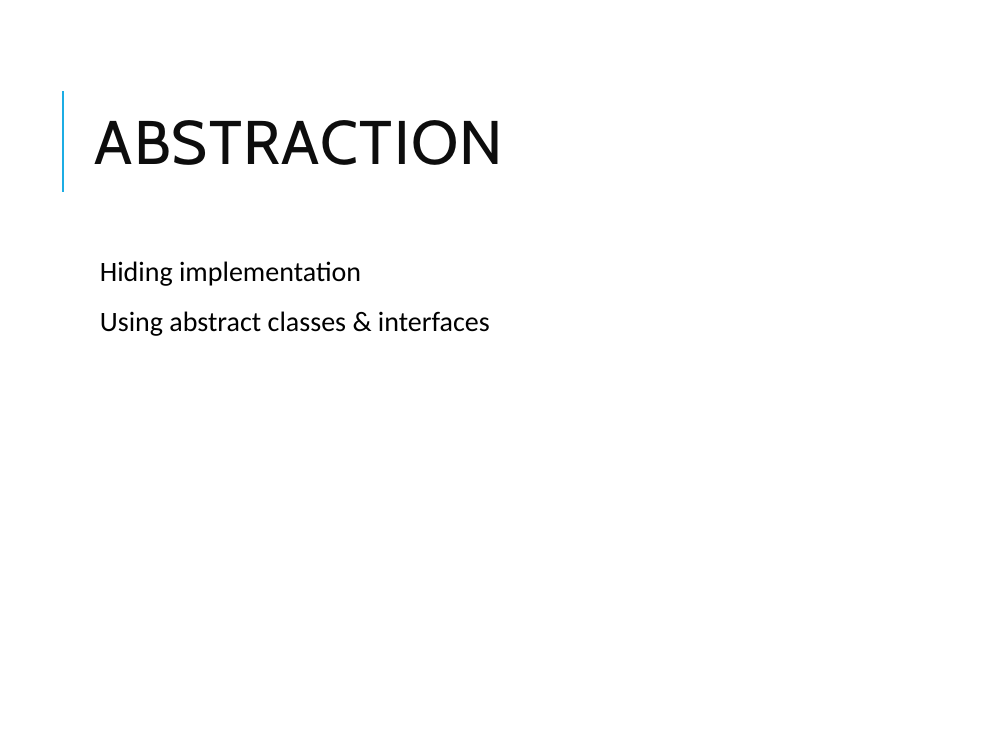
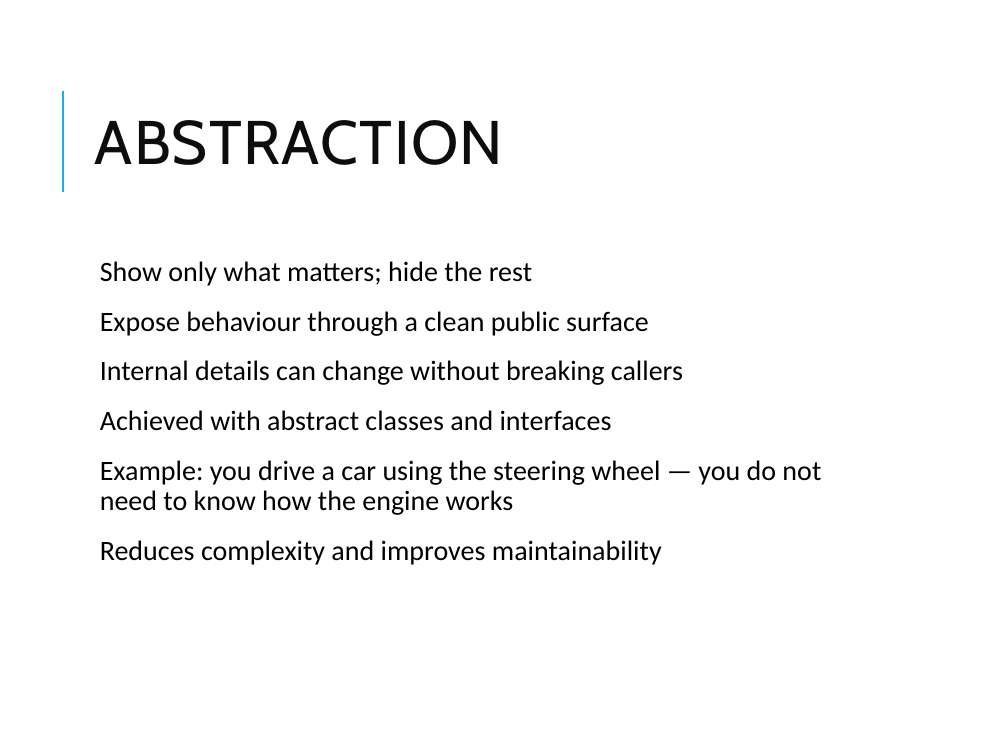
Before and after one commit to vikash-verma-profile/dotnet-epsilon-2026-May, a slide deck: slide 9 of Day-2/OOP_CSharp.pptx (slide 6 before the commit). Drawn at 1008x756 pixels with LibreOffice and Linux fonts; fonts in the diff are those of the drawing. Boxes give left, top, right and bottom in pixels: in the first picture for what was removed or moved away, otherwise in the second. Text is boxed around its words. In the diff, an @@ line names an element or a change of style, - is before the commit and + after.

```diff
--- a/Day-2/OOP_CSharp.pptx
+++ b/Day-2/OOP_CSharp.pptx
@@ text at bbox=[100, 261, 821, 565]: text changed @@
-  Hiding implementation
-  Using abstract classes & interfaces
+  Show only what matters; hide the rest
+  Expose behaviour through a clean public surface
+  Internal details can change without breaking callers
+  Achieved with abstract classes and interfaces
+  Example: you drive a car using the steering wheel — you do not need to know how the engine works
+  Reduces complexity and improves maintainability
```
Also in this commit, not shown: 19 other slides changed, 13 slides added, 1 slide removed, 9 other files.
